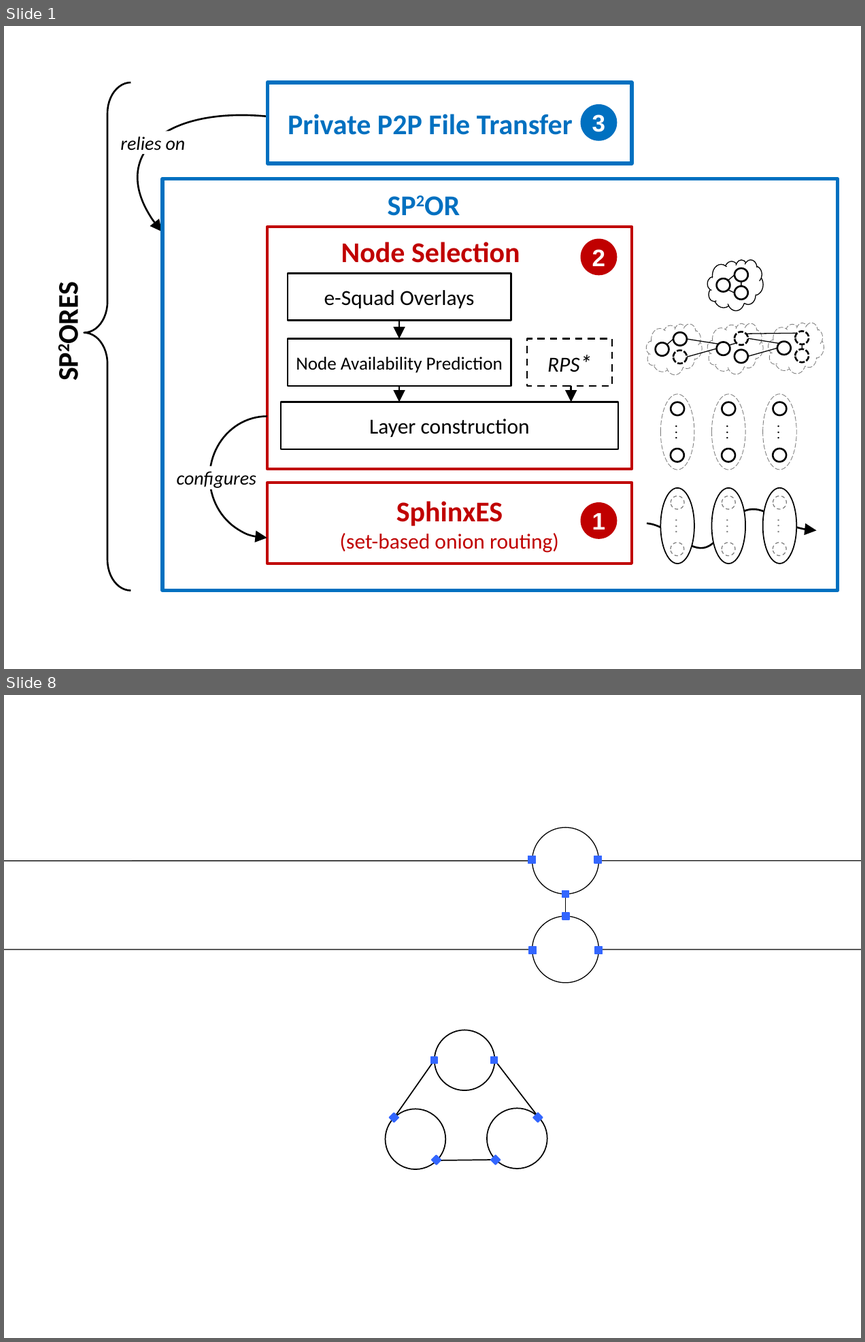
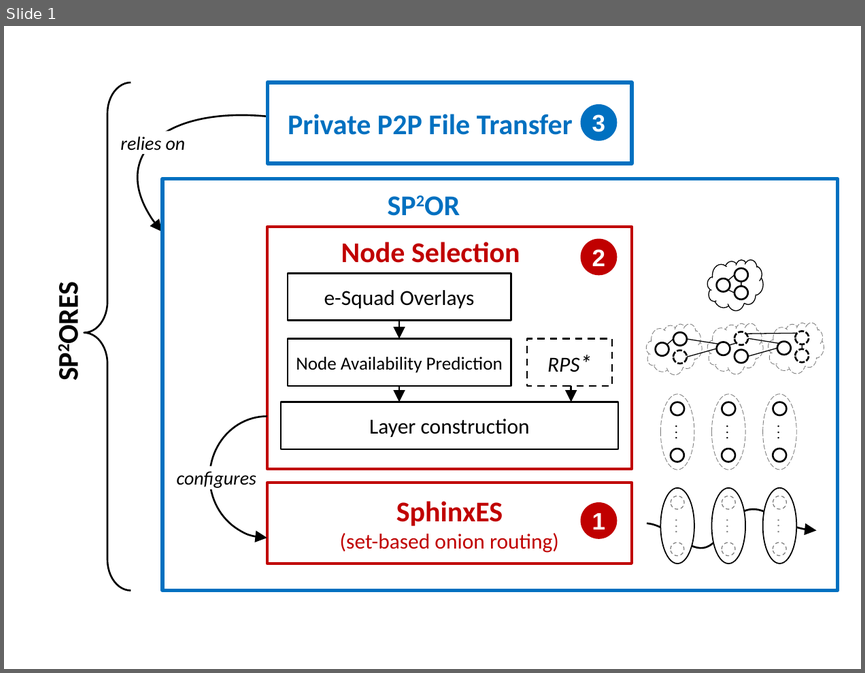
Before and after one commit to dbosk/spores, a slide deck: paper/figures/OverviewSPORES.pptx. Shown one above the other, each under a label of ours: slides 1 and 8 before the commit, slide 1 after it; the slides between them are not shown. The pictures are 865x1342 and 865x673 pixels, drawn with LibreOffice and Linux fonts; fonts in the diff are those of the drawing. Boxes give left, top, right and bottom in pixels: in the first picture for what was removed or moved away, otherwise in the second. Text is boxed around its words. In the diff, an @@ line names an element or a change of style, - is before the commit and + after.

```diff
--- a/paper/figures/OverviewSPORES.pptx
+++ b/paper/figures/OverviewSPORES.pptx
@@ slide 8 removed at <box>4,695,861,1338</box>, background #FFFFFF @@
@@ ellipse removed at <box>532,828,598,895</box> @@
@@ rectangle removed at <box>528,857,536,864</box> @@
@@ rectangle removed at <box>594,857,602,864</box> @@
@@ curved line removed from (532, 860) to (532, 949) @@
@@ curved line removed from (598, 860) to (598, 949) @@
@@ rectangle removed at <box>562,890,568,897</box> @@
@@ line removed from (565, 894) to (565, 916) @@
@@ ellipse removed at <box>532,916,598,983</box> @@
@@ rectangle removed at <box>563,913,570,919</box> @@
@@ rectangle removed at <box>529,947,536,954</box> @@
@@ rectangle removed at <box>595,947,602,954</box> @@
@@ group removed at <box>373,1030,559,1181</box>: 6 rectangles, 3 lines, 3 ellipses @@
```
Also in this commit, not shown: 6 other slides removed, 2 other files.
